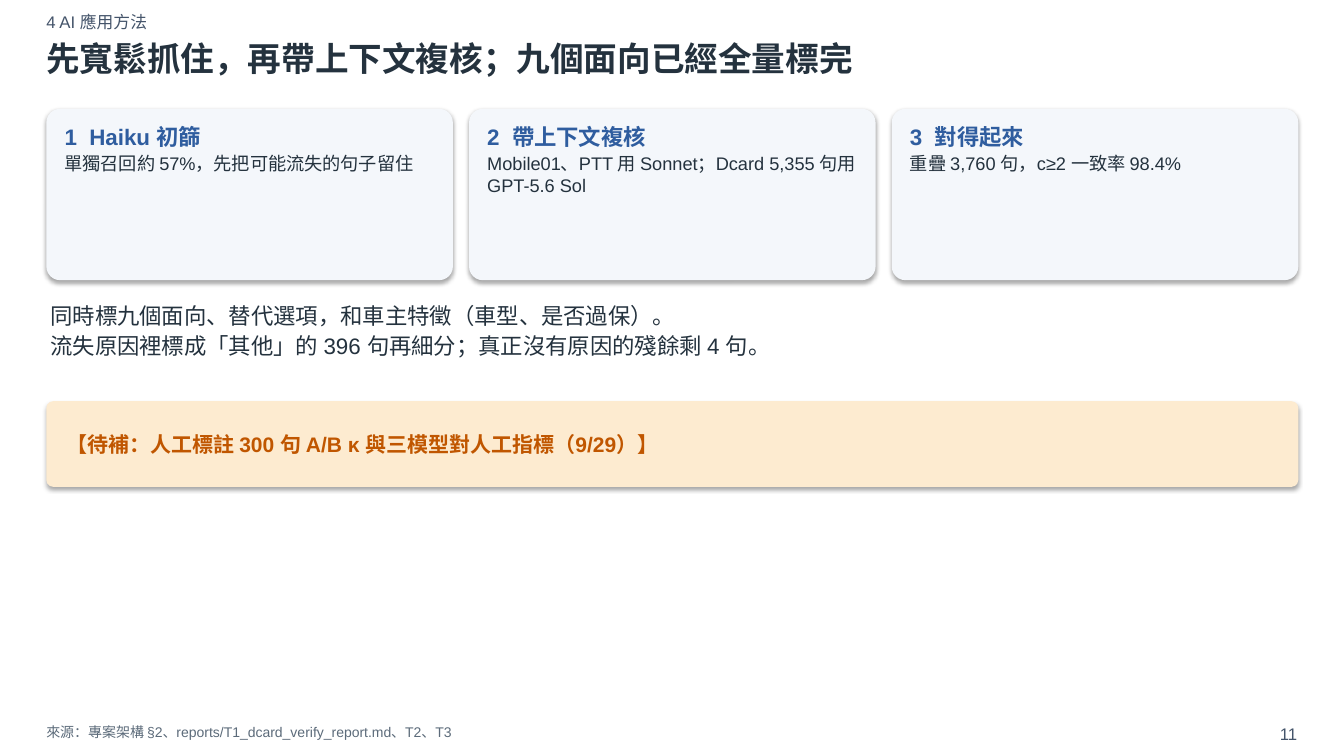
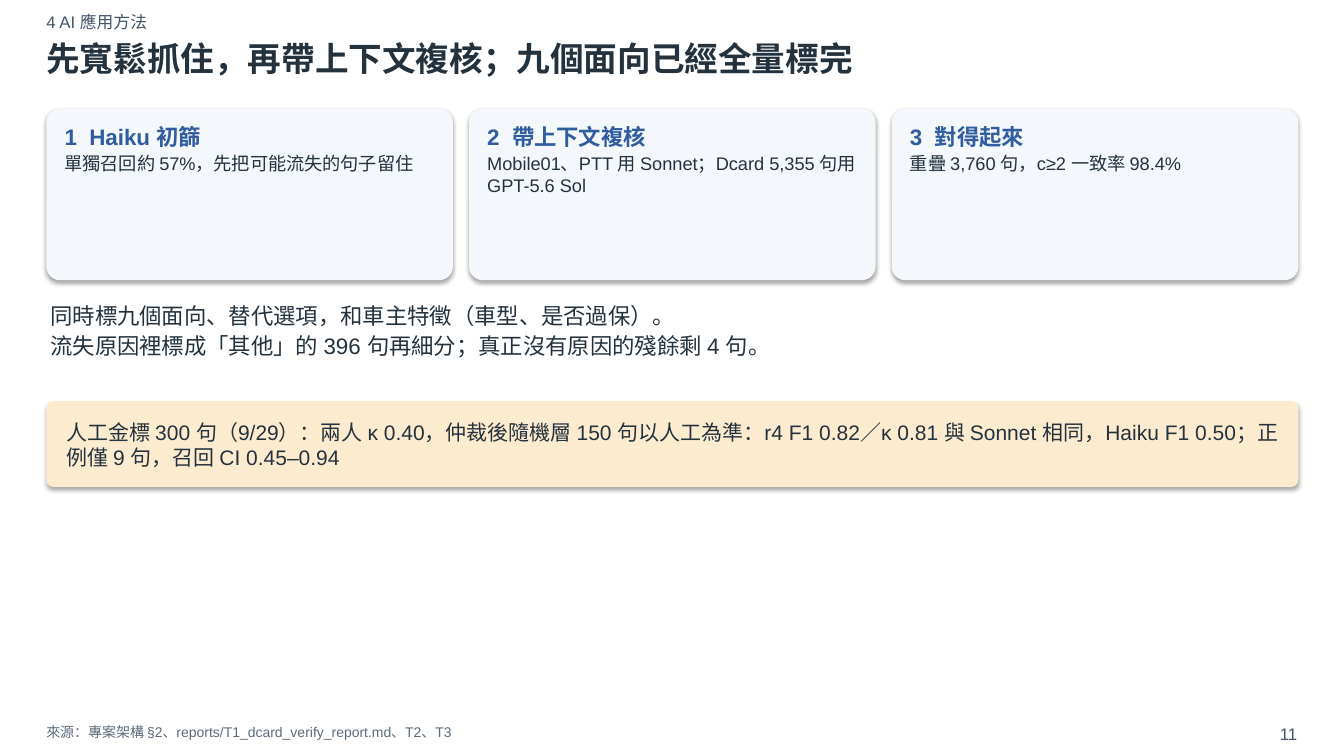
Before and after one commit to xxx789666/hotai-ai-hackathon-lexus, a slide deck: slide 11 of deck/初賽簡報_v0.pptx. Drawn at 1344x756 pixels with LibreOffice and Linux fonts; fonts in the diff are those of the drawing. Boxes give left, top, right and bottom in pixels: in the first picture for what was removed or moved away, otherwise in the second. Text is boxed around its words. In the diff, an @@ line names an element or a change of style, - is before the commit and + after.

```diff
--- a/deck/初賽簡報_v0.pptx
+++ b/deck/初賽簡報_v0.pptx
@@ text at (67,422,1278,467): text changed; text colour #C05600 to #24323E; bold off @@
-【待補：人工標註 300 句 A/B κ 與三模型對人工指標（9/29）】
+人工金標 300 句（9/29）：兩人 κ 0.40，仲裁後隨機層 150 句以人工為準：r4 F1 0.82／κ 0.81 與 Sonnet 相同，Haiku F1 0.50；正例僅 9 句，召回 CI 0.45–0.94
```
Also in this commit, not shown: 7 other files.
